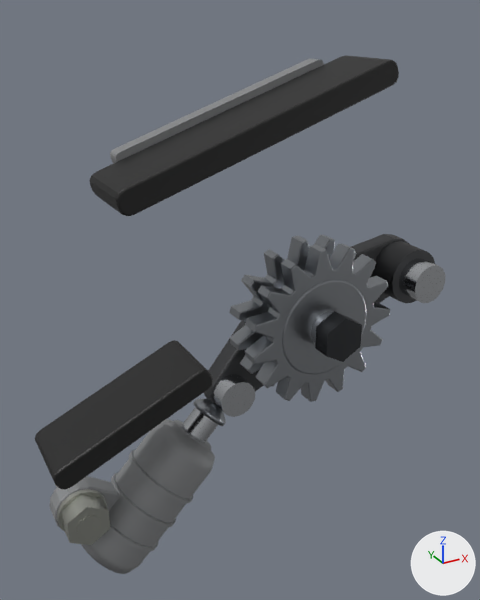
Before and after pictures for a commit that changed the glTF model porsche-911sc-engine/parts/chain-tensioner-right.glb.
Camera for both pictures: a 50 mm lens placed at (90.3, -420.6, 46.5), pointed at (187.6, -243.8, -41.9). Every picture has the same lights, and +X, +Y and +Z are marked at lower right. The older version comes first. Where no turn or scale is listed for an object, it has been applied to the vertices. Vertices at exactly the same position are counted once.

In view in the first picture: 'chain-tensioner-right:blackPlastic', 'chain-tensioner-right:castAlu', 'chain-tensioner-right:darkSteel', 'chain-tensioner-right:forgedDark', 'chain-tensioner-right:polishedSteel', 'chain-tensioner-right:steel', 'chain-tensioner-right:zincPlate'.
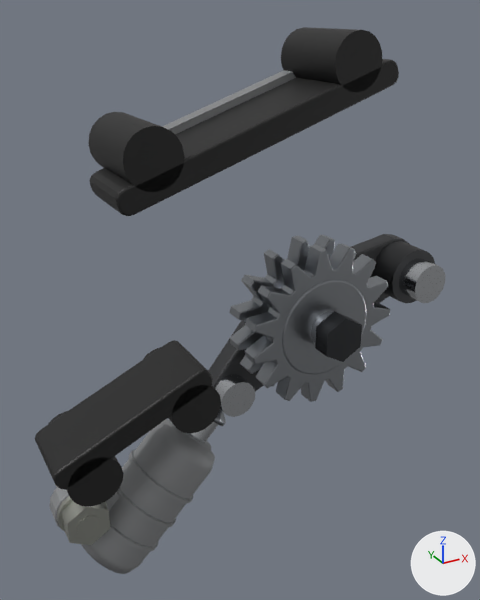
Where the newer file only moved an object's origin or applied its transform, the numbers keep the older frame.

The change, as a diff of the scene's bpy script:
```diff
--- a/porsche-911sc-engine/parts/chain-tensioner-right.glb.py
+++ b/porsche-911sc-engine/parts/chain-tensioner-right.glb.py
@@ me_mesh_6 @@
 # used by ob_chain_tensioner_right_blackplastic; location = (170.6, -258.0, -20.8)
-me_mesh_6.from_pydata(...)  # 192 vertices, 376 faces; spans x -54.4..54.4, y -11.1..11.1, z -54.1..54.1
+me_mesh_6.from_pydata(...)  # 360 vertices, 696 faces; spans x -54.4..54.4, y -11.1..16.0, z -62.5..62.0
+# me_mesh_6 part 1: a new loose piece, a 20-sided cylinder along y spanning x -28.7..-12.7, y -11.1..16.0, z 25.6..41.6, in mat_blackplastic (black #151515)
+# me_mesh_6 part 2: a new loose piece, a 20-sided cylinder along y spanning x 31.7..47.7, y -11.1..16.0, z 46.0..62.0, in mat_blackplastic (black #151515)
+# me_mesh_6 part 3: a new loose piece, a 20-sided cylinder along y spanning x -51.0..-35.0, y -11.1..16.0, z -62.5..-46.5, in mat_blackplastic (black #151515)
+# me_mesh_6 part 4: a new loose piece, a 20-sided cylinder along y spanning x -19.4..-3.4, y -11.1..16.0, z -48.4..-32.4, in mat_blackplastic (black #151515)
 me_mesh_6.materials.append(mat_blackplastic)
```

What differs and where, as boxes (x1, y1, x2, y2) in the pictures (480 x 600 px):
'chain-tensioner-right:blackPlastic', reshaped (10% taller)
    before: (35, 55, 399, 489)
    after: (35, 27, 399, 506)
part 1 of me_mesh_6, added (black)
    after: (88, 112, 184, 192)
part 2 of me_mesh_6, added (black)
    after: (281, 27, 382, 92)
part 3 of me_mesh_6, added (black)
    after: (49, 411, 123, 506)
part 4 of me_mesh_6, added (black)
    after: (144, 347, 221, 433)
